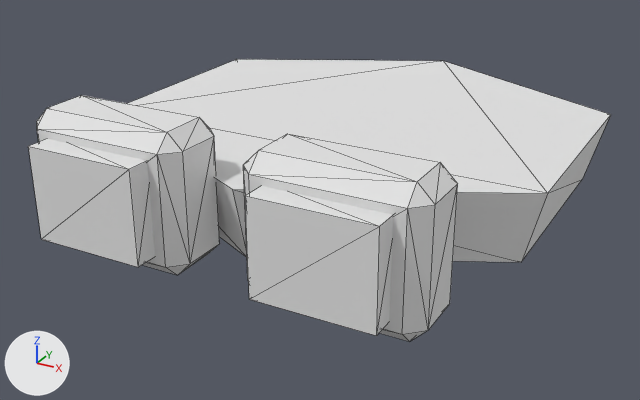
The glTF model public/assets/crew/human/slots/gear.head.welding_goggles.glb as it was, and as the next commit left it.
One viewpoint serves both versions: a 50 mm lens placed at (0.269, -0.548, 0.493), pointed at (-0.008, -0.043, 0.241). The axes (+X, +Y, +Z) are drawn at lower left. The lights are the same throughout. The picture after the commit comes second. Mesh edges are drawn as thin lines. Where no turn or scale is listed for an object, it has been applied to the vertices. Vertices at exactly the same position are counted once.

Names of what the first picture shows: 'head@welding_goggles.base'.
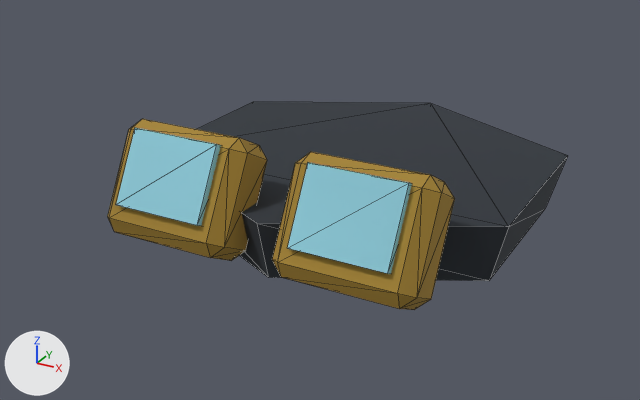
Changed parts and their boxes [x1, y1, x2, y2] in the pictures (640 x 400 px; the box of a moved part takes in the faces that stretch with it):
'head@welding_goggles.base', recoloured, reshaped (21% narrower, 26% shorter)
    before: [28, 59, 611, 342]
    after: [108, 102, 568, 310]
part 1 of me_head_welding_goggles_base, moved or reshaped
    before: [127, 59, 611, 262]
    after: [197, 102, 568, 281]
part 2 of me_head_welding_goggles_base, moved or reshaped
    before: [37, 95, 220, 275]
    after: [108, 119, 267, 261]
part 3 of me_head_welding_goggles_base, moved or reshaped
    before: [28, 139, 155, 267]
    after: [116, 128, 221, 226]
part 4 of me_head_welding_goggles_base, moved or reshaped
    before: [243, 134, 458, 342]
    after: [272, 152, 455, 310]
part 5 of me_head_welding_goggles_base, moved or reshaped
    before: [245, 186, 393, 336]
    after: [287, 162, 412, 274]

Edits to the bpy script that builds the scene:
```text
Change mat_base:
    add n2 = _N.new('ShaderNodeVertexColor'); n2.name = 'Color Attribute'
    where n0 = _N.new('ShaderNodeBsdfPrincipled'); n0.name = 'Principled BSDF'
    add _L.new(n2.outputs[0], n0.inputs[0])  # 'Color' to 'Base Color'
Change me_head_welding_goggles_base:
    used by ob_head_welding_goggles_base; location = (0.0, 0.0, 0.0)
    remove me_head_welding_goggles_base.from_pydata(...)  # 76 vertices, 132 faces; spans x -0.16..0.16, y -0.205..0.162, z 0.24..0.33
    add me_head_welding_goggles_base.from_pydata(...)  # 76 vertices, 132 faces; spans x -0.136..0.136, y -0.156..0.138, z 0.221..0.307
    me_head_welding_goggles_base part 1: the loose piece of 12 vertices spanning x -0.16..0.16, y -0.163..0.162, z 0.245..0.295 is scaled about its middle by 0.85, then moved by (0.0, 0.0, -0.028)
    me_head_welding_goggles_base part 2: the loose piece of 24 vertices spanning x -0.13..-0.02, y -0.19..-0.14, z 0.24..0.33 is turned -28.6 degrees about the x axis through its middle and scaled by 0.85, then moved by (0.011, 0.042, -0.017)
    me_head_welding_goggles_base part 3: the loose piece of 8 vertices spanning x -0.113..-0.038, y -0.205..-0.185, z 0.255..0.315 is turned -28.6 degrees about the x axis through its middle and scaled by 0.85, then moved by (0.011, 0.059, -0.004)
    me_head_welding_goggles_base part 4: the loose piece of 24 vertices spanning x 0.02..0.13, y -0.19..-0.14, z 0.24..0.33 is turned -28.6 degrees about the x axis through its middle and scaled by 0.85, then moved by (-0.011, 0.042, -0.017)
    me_head_welding_goggles_base part 5: the loose piece of 8 vertices spanning x 0.038..0.113, y -0.205..-0.185, z 0.255..0.315 is turned -28.6 degrees about the x axis through its middle and scaled by 0.85, then moved by (-0.011, 0.059, -0.004)
    me_head_welding_goggles_base part 6: vertex colours changed
```
